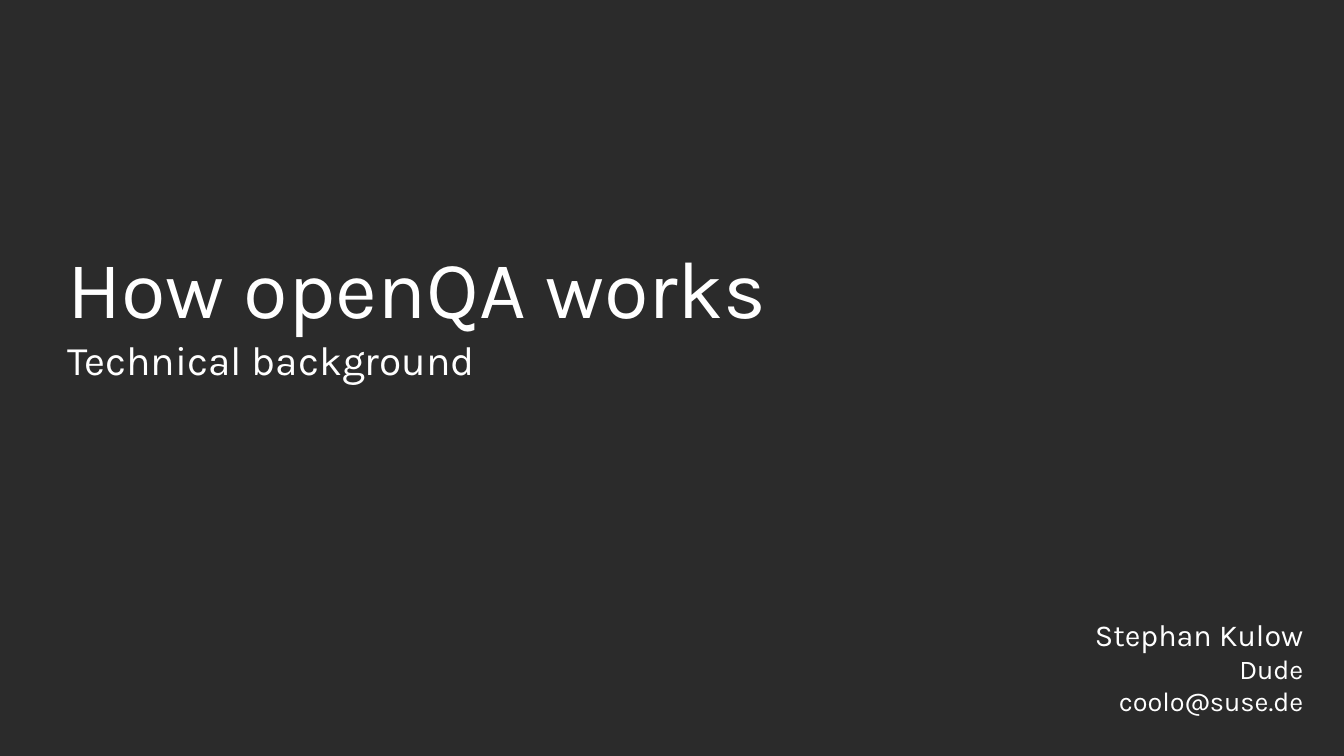
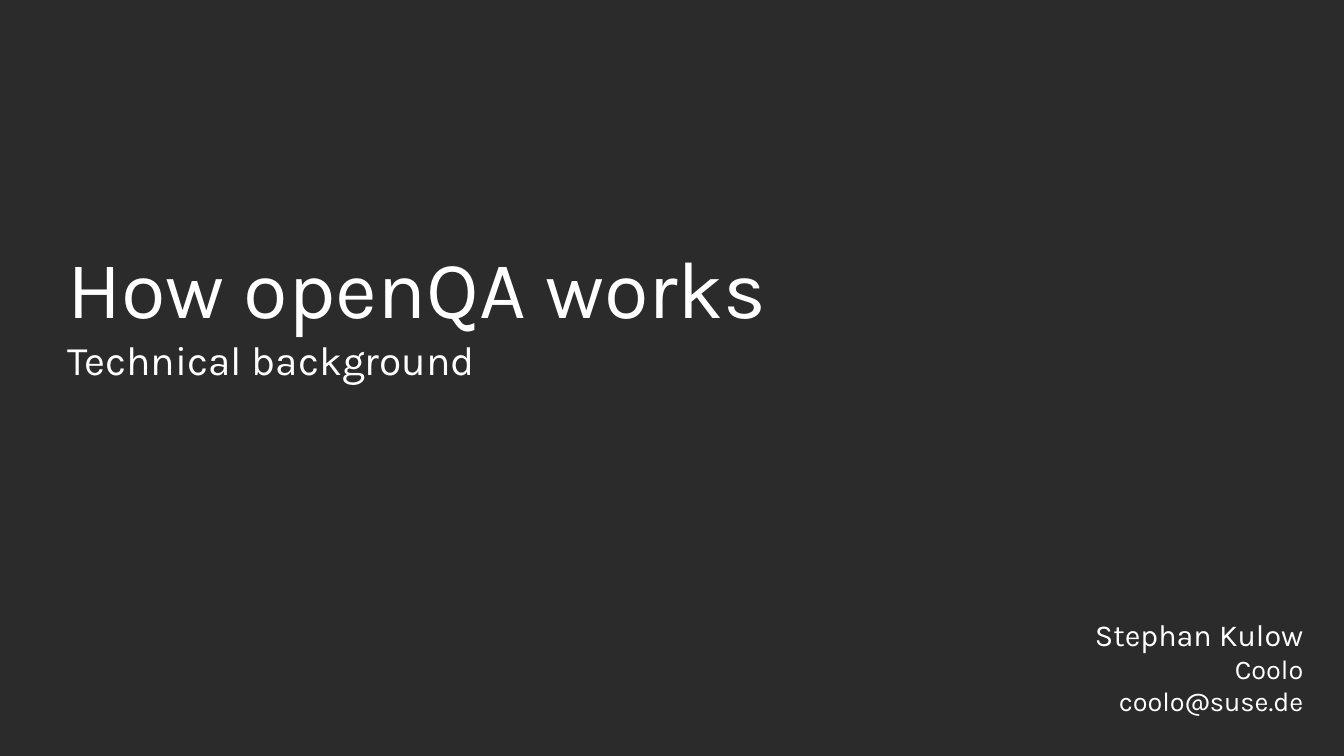
Before and after one commit to coolo/drunken-adventure, a slide deck: slide 1 of osc2017-1/openqa.odp. Drawn at 1344x756 pixels with LibreOffice and Linux fonts; fonts in the diff are those of the drawing; background and template pictures are left out; a plain dark background stands for a picture behind light text. Boxes give left, top, right and bottom in pixels: in the first picture for what was removed or moved away, otherwise in the second. Text is boxed around its words. In the diff, an @@ line names an element or a change of style, - is before the commit and + after.

```diff
--- a/osc2017-1/openqa.odp
+++ b/osc2017-1/openqa.odp
@@ subtitle at [1235, 660, 1303, 680]: text changed @@
-Dude
+Coolo
```
Also in this commit, not shown: 2 other slides changed, 2 slides added.
